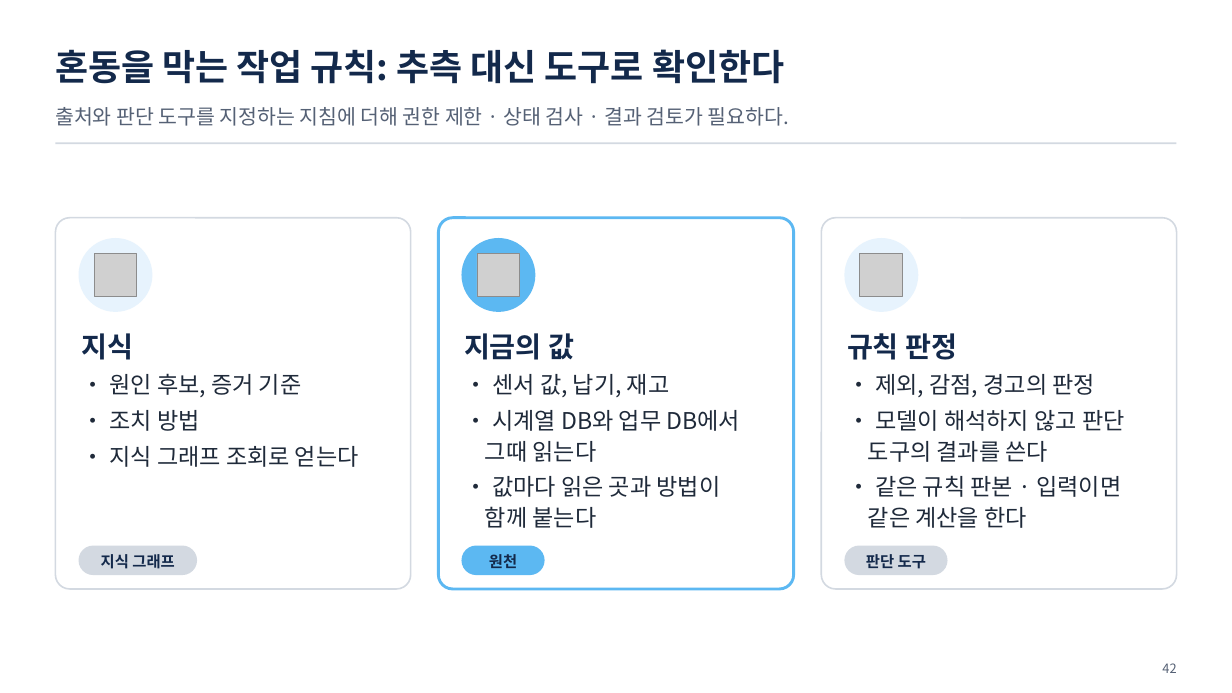
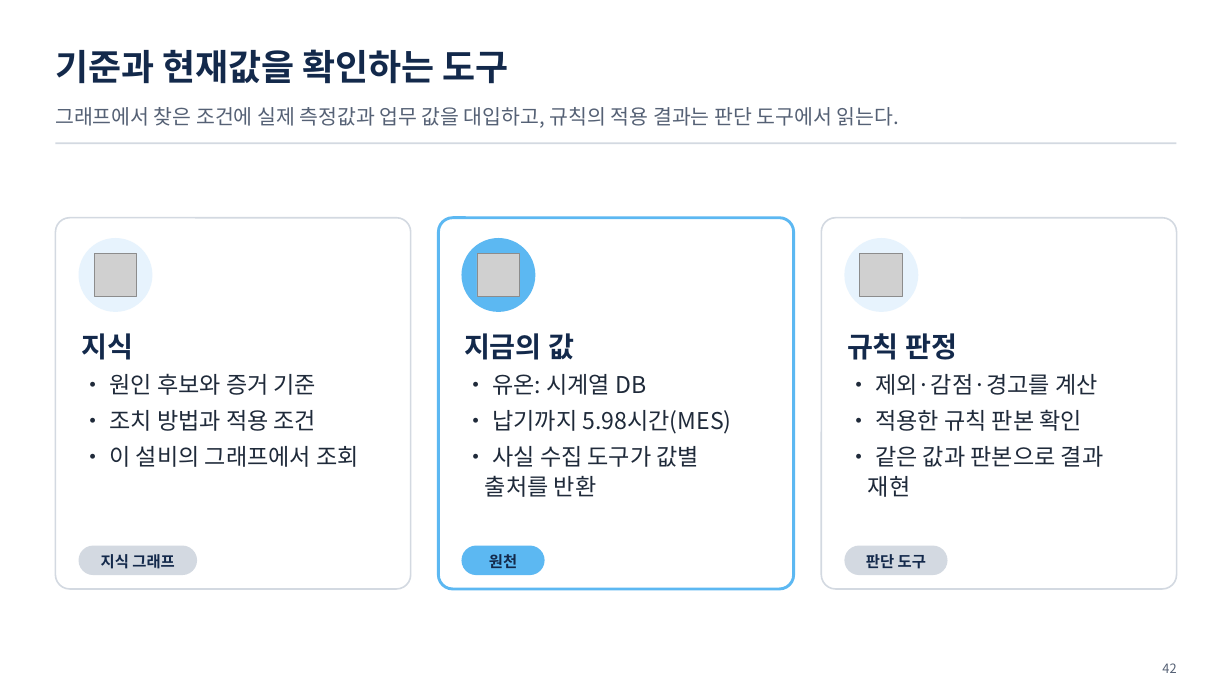
Before and after one commit to uengine-oss/hyd-iot-edu, a slide deck: slide 42 of workspace/강의제작/산출물/통합반/이론/05회차/통합반_05일차.pptx. Drawn at 1232x693 pixels with LibreOffice and Linux fonts; fonts in the diff are those of the drawing; grey boxes stand for pictures. Boxes give left, top, right and bottom in pixels: in the first picture for what was removed or moved away, otherwise in the second. Text is boxed around its words. In the diff, an @@ line names an element or a change of style, - is before the commit and + after.

Commit message:
통합반 5회차 40~43장의 기준·현재값·신선도 판단과 낭독 입력을 확정한다

```diff
--- a/workspace/강의제작/산출물/통합반/이론/05회차/통합반_05일차.pptx
+++ b/workspace/강의제작/산출물/통합반/이론/05회차/통합반_05일차.pptx
@@ text at (55, 49, 509, 84): text changed @@
-혼동을 막는 작업 규칙: 추측 대신 도구로 확인한다
+기준과 현재값을 확인하는 도구
@@ text at (55, 107, 898, 128): text changed @@
-출처와 판단 도구를 지정하는 지침에 더해 권한 제한 · 상태 검사 · 결과 검토가 필요하다.
+그래프에서 찾은 조건에 실제 측정값과 업무 값을 대입하고, 규칙의 적용 결과는 판단 도구에서 읽는다.
@@ text at (109, 373, 359, 467): text changed @@
-• 원인 후보, 증거 기준
-• 조치 방법
-• 지식 그래프 조회로 얻는다
+• 원인 후보와 증거 기준
+• 조치 방법과 적용 조건
+• 이 설비의 그래프에서 조회
@@ text at (485, 374, 732, 497): text changed @@
-• 센서 값, 납기, 재고
-• 시계열 DB와 업무 DB에서 그때 읽는다
-• 값마다 읽은 곳과 방법이 함께 붙는다
+• 유온: 시계열 DB
+• 납기까지 5.98시간(MES)
+• 사실 수집 도구가 값별 출처를 반환
@@ text at (868, 374, 1104, 497): text changed @@
-• 제외, 감점, 경고의 판정
-• 모델이 해석하지 않고 판단 도구의 결과를 쓴다
-• 같은 규칙 판본 · 입력이면 같은 계산을 한다
+• 제외·감점·경고를 계산
+• 적용한 규칙 판본 확인
+• 같은 값과 판본으로 결과 재현
```
Also in this commit, not shown: 3 other slides changed, 26 other files.
